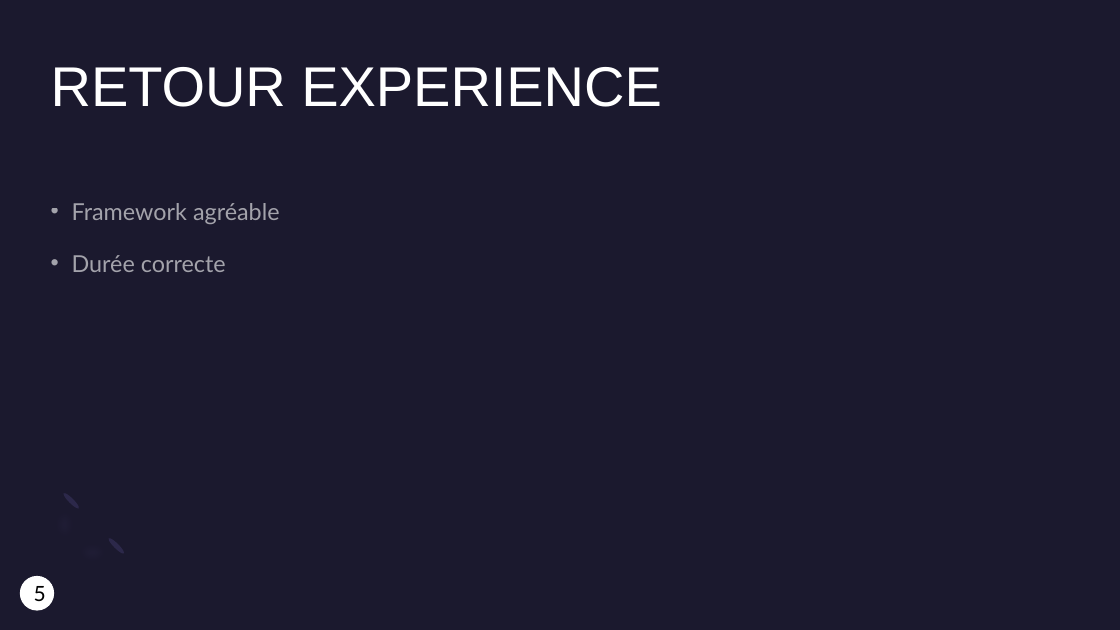
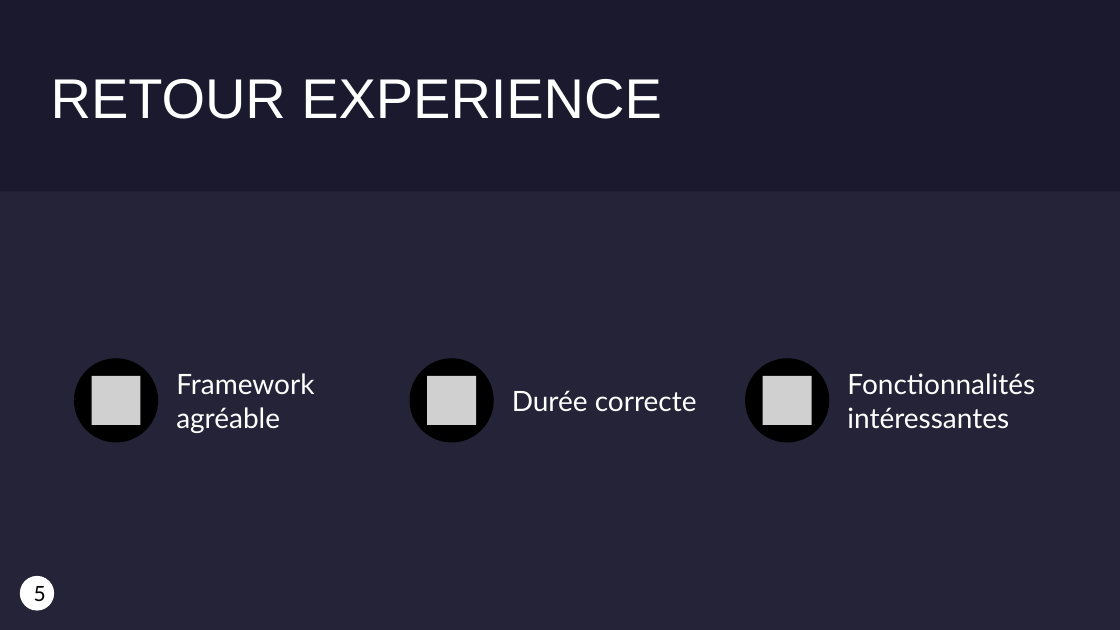
Before and after one commit to OphisDgn/projetBack_blog, a slide deck: slide 5 of Presentation_oral_LIEUTAUD_CELINE.pptx. Drawn at 1120x630 pixels with LibreOffice and Linux fonts; fonts in the diff are those of the drawing; grey boxes stand for pictures. Boxes give left, top, right and bottom in pixels: in the first picture for what was removed or moved away, otherwise in the second. Text is boxed around its words. In the diff, an @@ line names an element or a change of style, - is before the commit and + after.

```diff
--- a/Presentation_oral_LIEUTAUD_CELINE.pptx
+++ b/Presentation_oral_LIEUTAUD_CELINE.pptx
@@ rectangle added at [0, 0, 1120, 630], fill #1B192E @@
@@ title "RETOUR EXPERIENCE" at [51, 79, 662, 119]: vertical alignment top to middle @@
@@ rectangle added at [0, 192, 1120, 630], fill #E4E3F0 at 5% opacity @@
@@ text removed at [72, 203, 280, 272] @@
-• Framework agréable
-• Durée correcte
@@ group added at [74, 358, 1035, 442]: 3 ellipses, 3 pictures, 3 texts @@
+Framework agréable
+Durée correcte
+Fonctionnalités intéressantes
@@ freeform shape removed at [33, 489, 127, 583] @@
@@ ellipse removed at [62, 491, 81, 510] @@
@@ ellipse removed at [106, 537, 125, 556] @@
```
Also in this commit, not shown: 1 other slide changed, 1 slide added, 1 slide removed, 8 other files.
